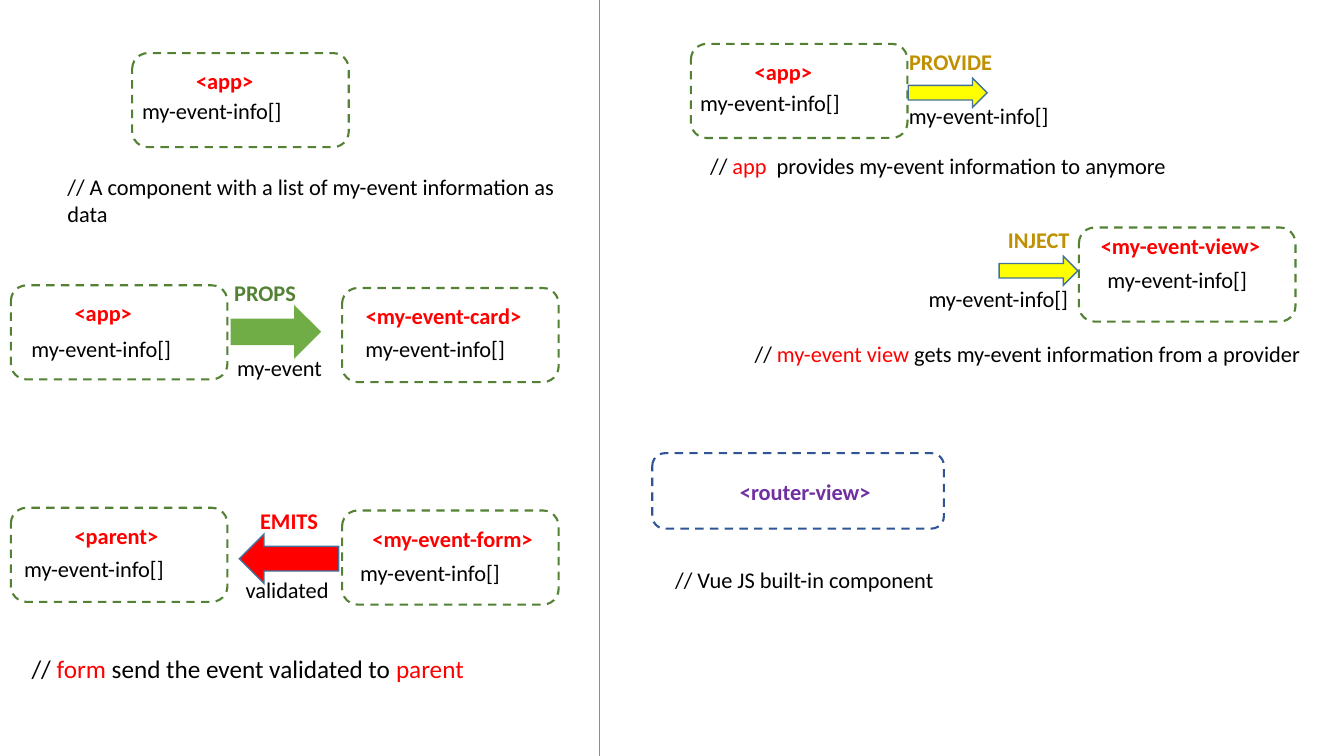
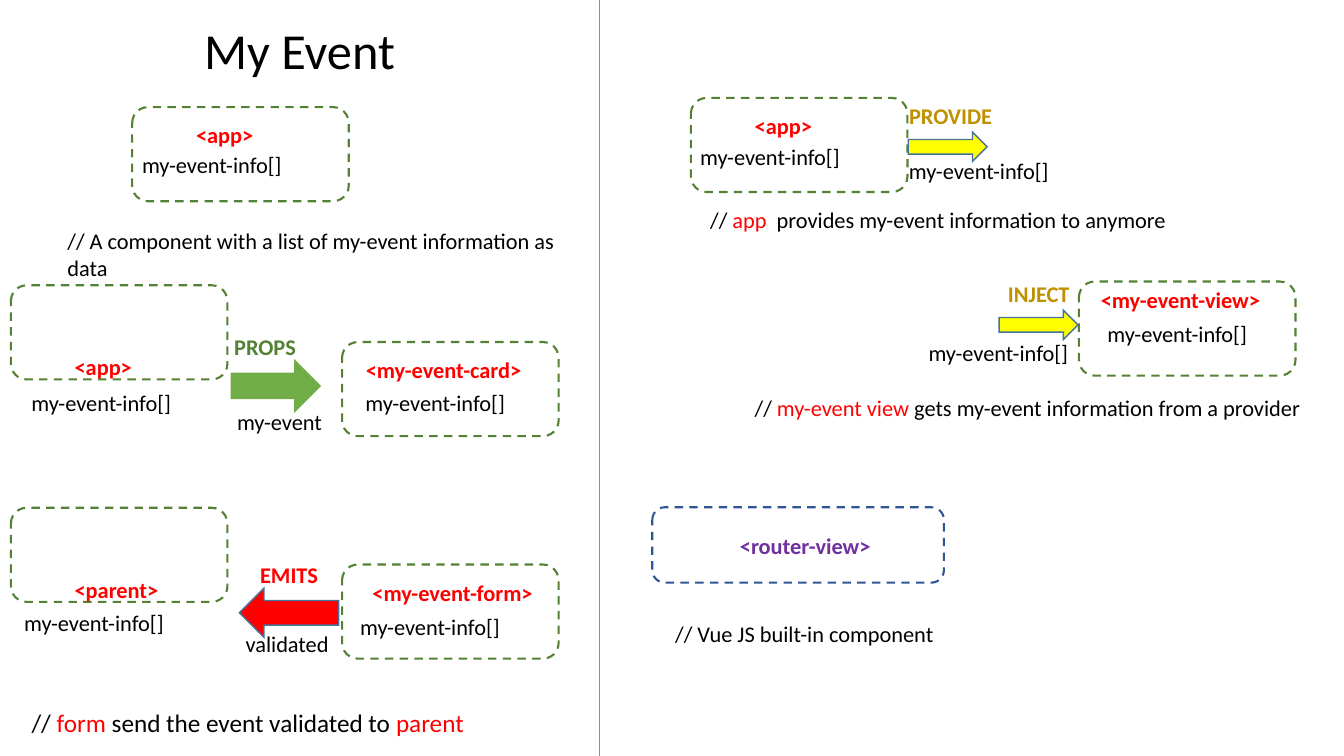
Before and after one commit to pnc-virtual-company/2021-G6-V2-PART1, a slide deck: slide 5 of docs/COMPONENT-DIAGRAM.pptx (slide 3 before the commit). Drawn at 1344x756 pixels with LibreOffice and Linux fonts; fonts in the diff are those of the drawing. Boxes give left, top, right and bottom in pixels: in the first picture for what was removed or moved away, otherwise in the second. Text is boxed around its words. In the diff, an @@ line names an element or a change of style, - is before the commit and + after.

```diff
--- a/docs/COMPONENT-DIAGRAM.pptx
+++ b/docs/COMPONENT-DIAGRAM.pptx
@@ text added at [204,36,395,77], 36 pt, text #000000 @@
+My Event
@@ 28 texts, 6 rounded rectangles, 3 right arrows, 1 left arrow: place and size @@
-28 texts, 6 rounded rectangles, 3 right arrows, 1 left arrow at [24,44,1300,682]
+28 texts, 6 rounded rectangles, 3 right arrows, 1 left arrow at [24,98,1300,736]
```
Also in this commit, not shown: 2 other slides changed, 2 slides added.
